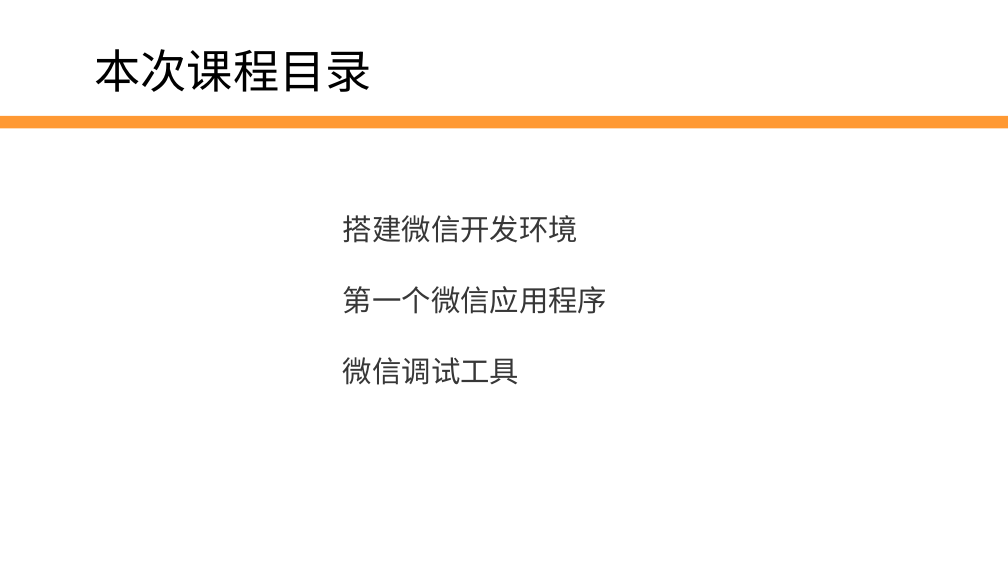
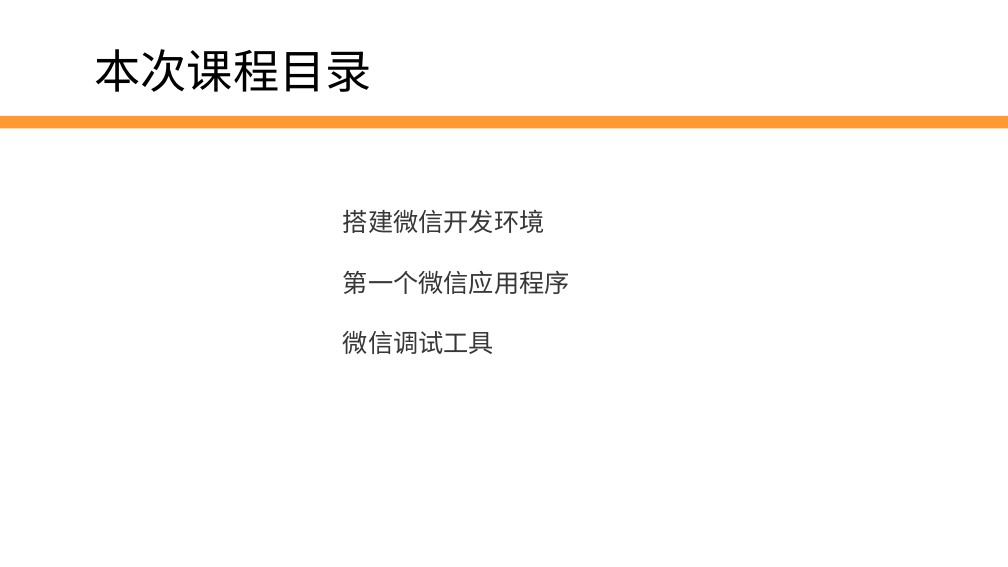
Before and after one commit to edu2act/2017-2018_1st_Wechat_Web_Programming, a slide deck: slide 2 of meterials/slides/ch03-wechat-dev-env-and-debug tools.pptx. Drawn at 1008x567 pixels with LibreOffice and Linux fonts; fonts in the diff are those of the drawing; background and template pictures are left out. Boxes give left, top, right and bottom in pixels: in the first picture for what was removed or moved away, otherwise in the second. Text is boxed around its words. In the diff, an @@ line names an element or a change of style, - is before the commit and + after.

```diff
--- a/meterials/slides/ch03-wechat-dev-env-and-debug tools.pptx
+++ b/meterials/slides/ch03-wechat-dev-env-and-debug tools.pptx
@@ text "搭建微信开发环境" at bbox=[343, 210, 570, 354]: size 28 to 24 pt @@
```
Also in this commit, not shown: 3 other slides changed, 1 other file.
